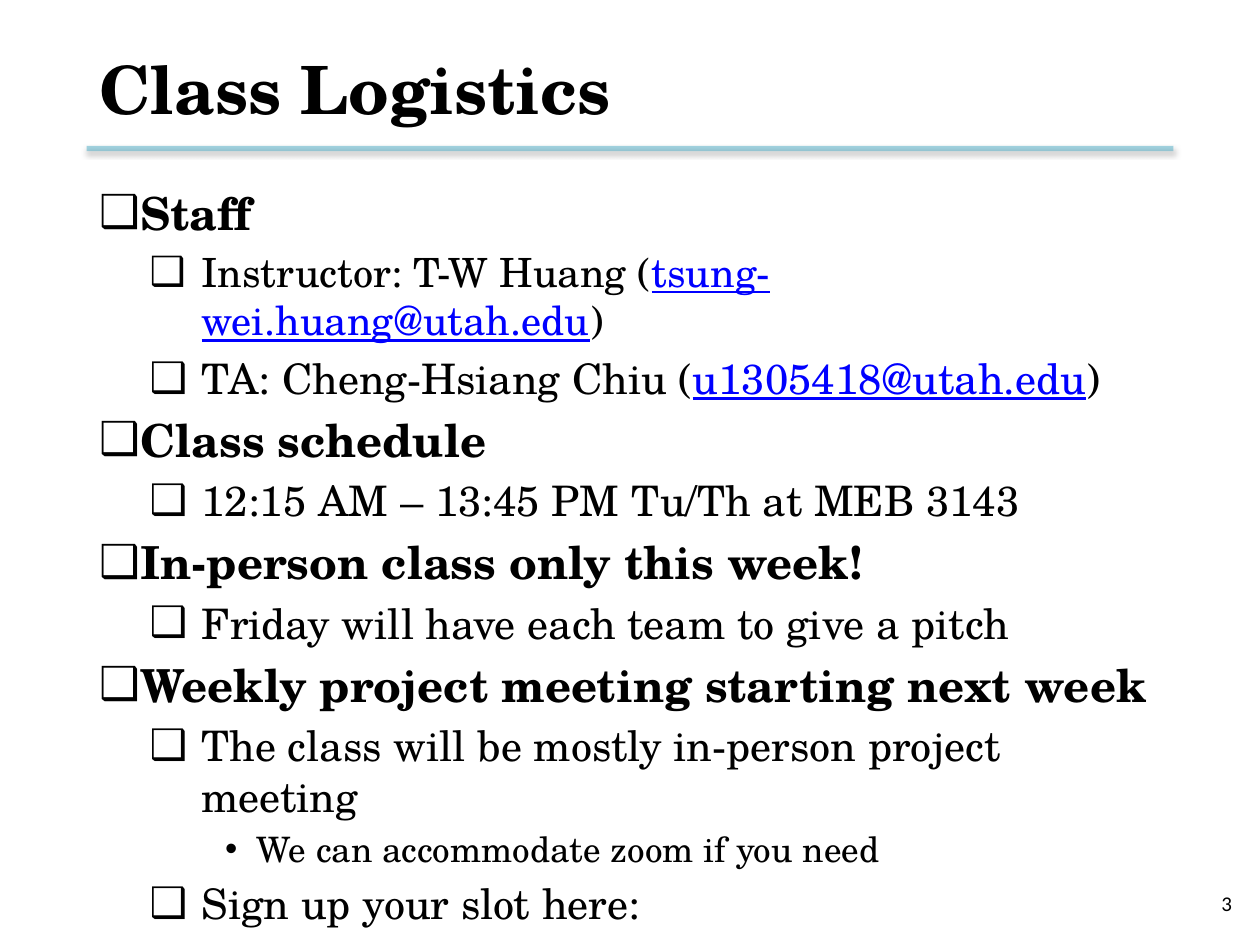
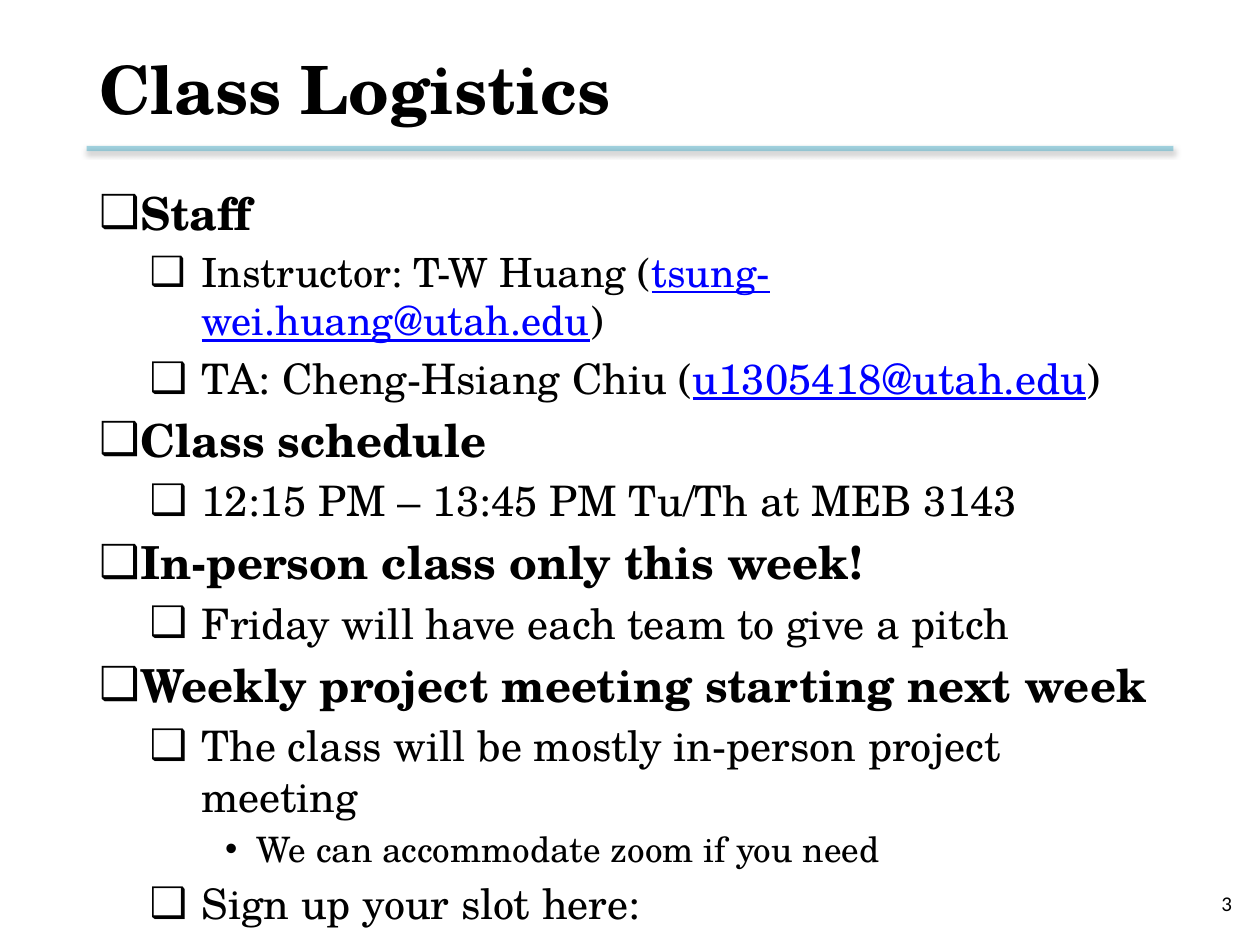
Before and after one commit to tsung-wei-huang/ece4710, a slide deck: slide 3 of slides/lecture1.pptx. Drawn at 1260x945 pixels with LibreOffice and Linux fonts; fonts in the diff are those of the drawing; background and template pictures are left out. Boxes give left, top, right and bottom in pixels: in the first picture for what was removed or moved away, otherwise in the second. Text is boxed around its words. In the diff, an @@ line names an element or a change of style, - is before the commit and + after.

```diff
--- a/slides/lecture1.pptx
+++ b/slides/lecture1.pptx
@@ text at [202, 485, 1017, 517]: text changed @@
-  ❑ 12:15 AM – 13:45 PM Tu/Th at MEB 3143
+  ❑ 12:15 PM – 13:45 PM Tu/Th at MEB 3143
```
Also in this commit, not shown: 2 other slides changed, 2 other files.
